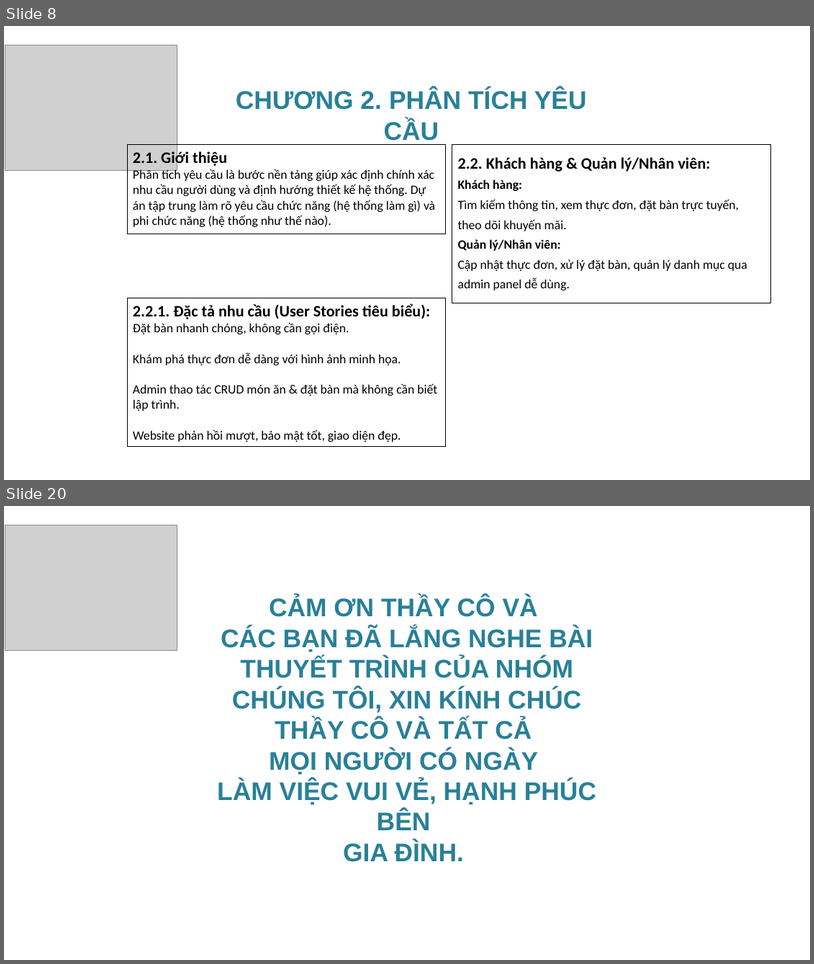
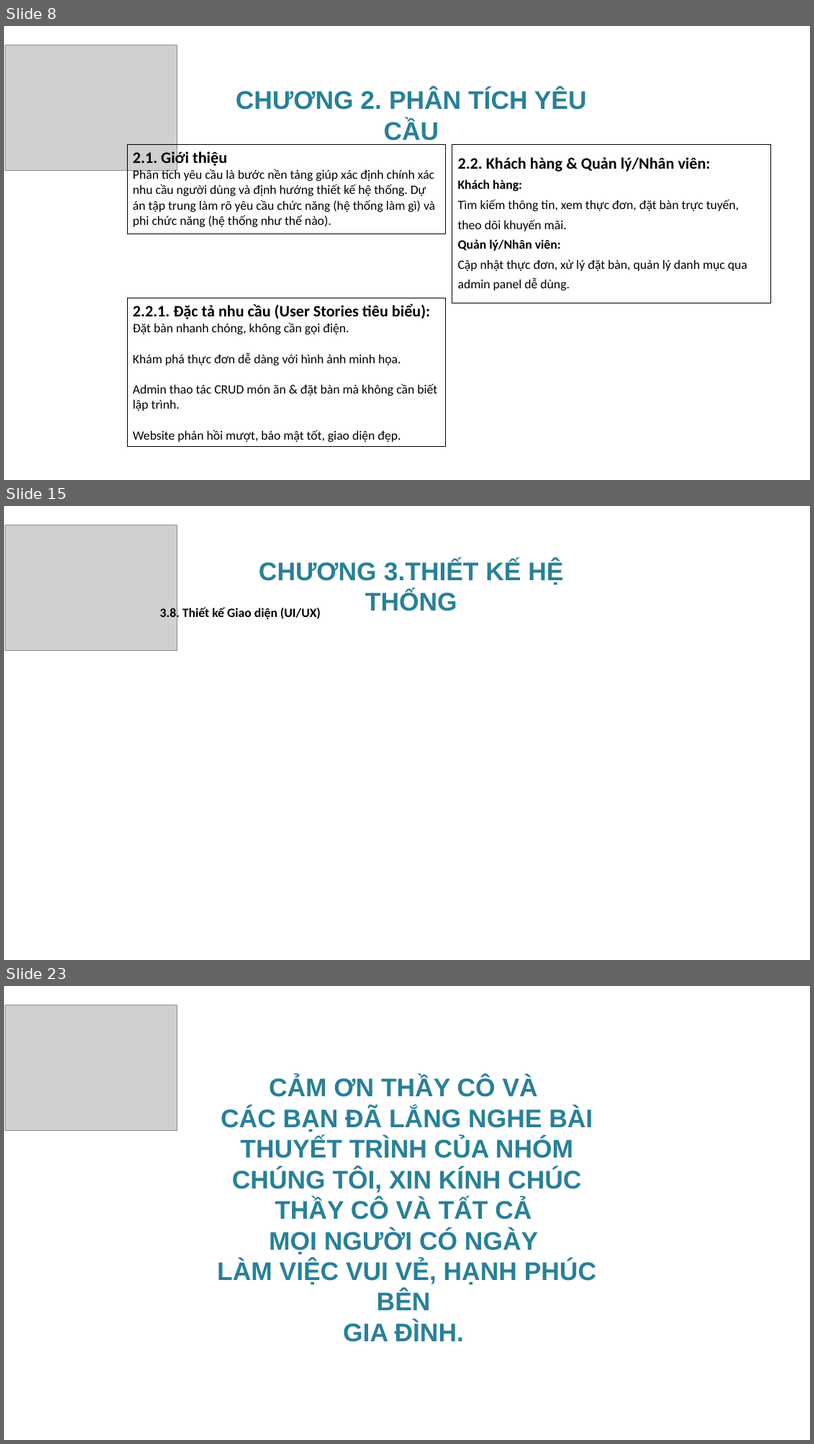
Before and after one commit to KyThuatTVU/DuAn-WebSiteNhaHang, a slide deck: BaoCaoKTM_NhomTripleCode/SlideBaoCaoKetThucMon_Nhom01.pptx. Shown one above the other, each under a label of ours: slides 8 and 20 before the commit, slides 8, 15 and 23 after it; the slides between them are not shown. The pictures are 814x964 and 814x1444 pixels, drawn with LibreOffice and Linux fonts; fonts in the diff are those of the drawing; grey boxes stand for pictures; background and template pictures are left out. Boxes give left, top, right and bottom in pixels: in the first picture for what was removed or moved away, otherwise in the second. Text is boxed around its words. In the diff, an @@ line names an element or a change of style, - is before the commit and + after.

```diff
--- a/BaoCaoKTM_NhomTripleCode/SlideBaoCaoKetThucMon_Nhom01.pptx
+++ b/BaoCaoKTM_NhomTripleCode/SlideBaoCaoKetThucMon_Nhom01.pptx
@@ slide 15 added at (4, 506, 810, 960), background picture (left out) @@
@@ picture added at (5, 525, 177, 650) @@
@@ text added at (259, 560, 563, 611), 32 pt, text #288098, bold @@
+CHƯƠNG 3.THIẾT KẾ HỆ THỐNG
@@ text added at (160, 607, 321, 621), 16 pt, text #000000, bold @@
+3.8. Thiết kế Giao diện (UI/UX)
@@ what was slide 20 is now slide 23 @@
```
Also in this commit, not shown: 3 slides changed, 10 other slides added, 8 slides removed, 33 other files.
